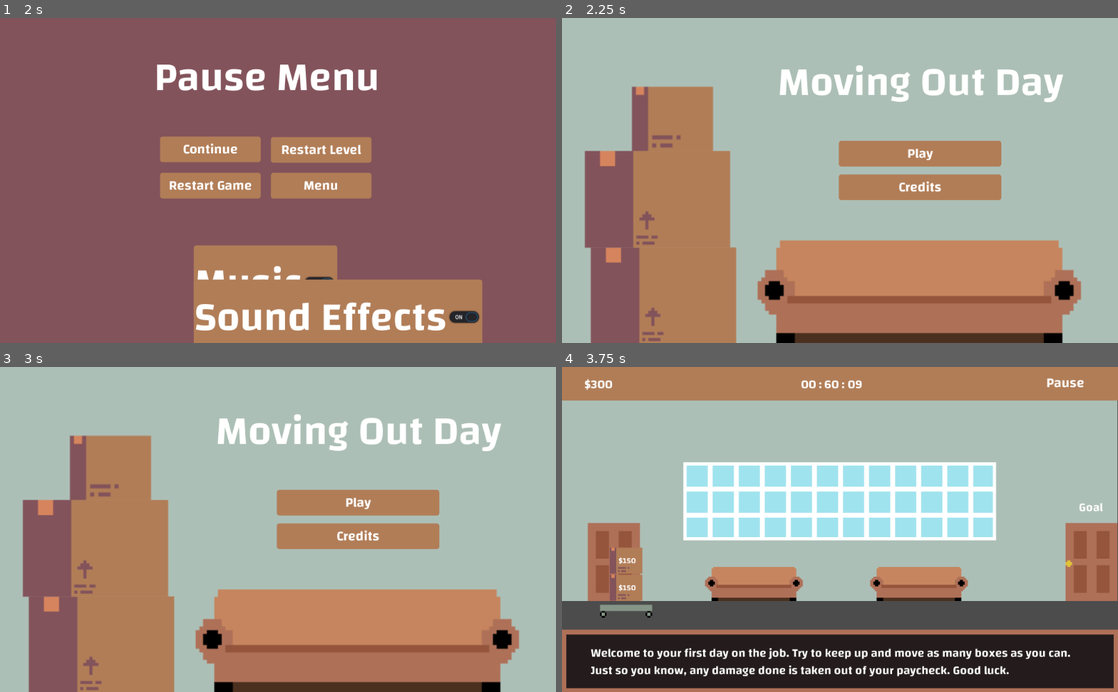
Above: before the commit, frames 1-4 (two rows, left to right).
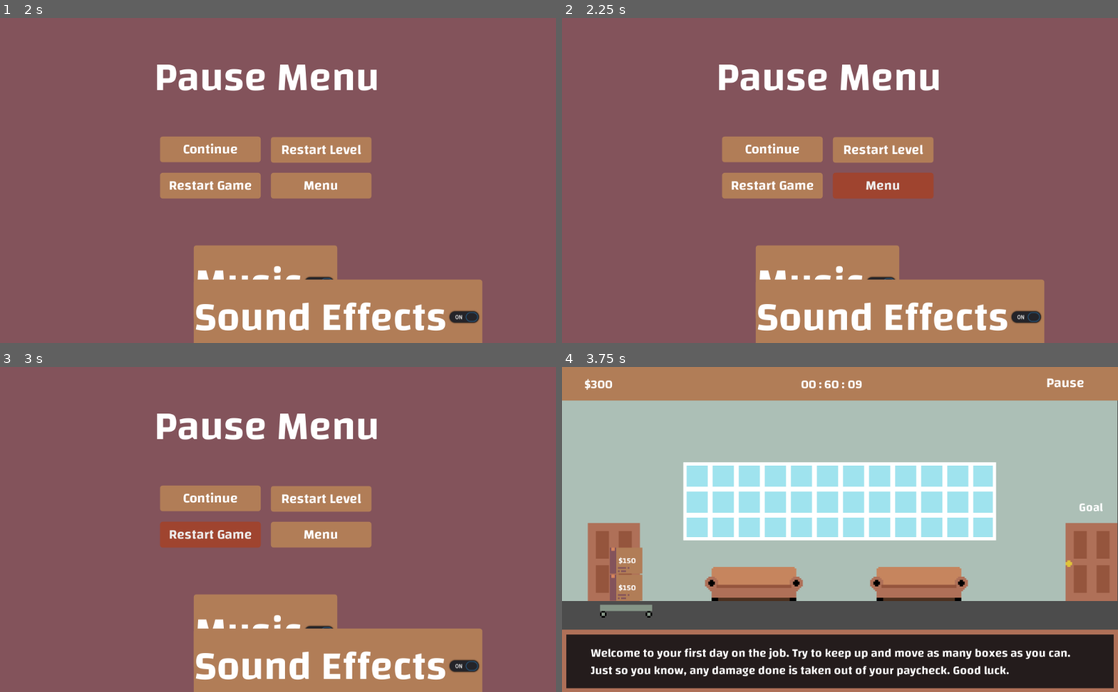
Above: after the commit, the same moments.

Repository: JMixson/moving-out-day
Game: Godot game, scene res://Scenes/Main_Menu.tscn
The game is run twice, just before and just after one commit, with the same random seed, the same clock (stepped at 60 frames per second) and the same inputs.
Inputs (mouse positions are in pixels of both pictures, inside the frame that each line leads up to):
- Up to frame 1 (2 s): click "Play" at 0.5 s; click "Pause" at 1.25 s
- Up to frame 2 (2.25 s): click "Menu" at 2 s
- Up to frame 3 (3 s): click (211, 536) at 2.75 s, where only the run after the commit has a clickable "Restart Game"
- Up to frame 4 (3.75 s): click (917, 503) at 3.5 s, where only the run before the commit has a clickable "Play"

Frame 1 is identical in both runs. In frame 2, 86% of the frame differs, in the area x 0-100%, y 0-100%; in frame 3, 85%; in frame 4, nothing differs.
Error after the commit: Invalid call. Nonexistent function 'restart_settings' in base 'Node (Global.gd)'. (res://Scripts/Pause.gd:37)

Commit message:
Update global variables and functions

Diff:
--- a/Scripts/Global.gd
+++ b/Scripts/Global.gd
@@ -1,19 +1,28 @@
 extends Node
 
-var box_values = [50, 100, 150, 200, 250, 300, 350, 400, 450, 500, 550]
+#var box_values = [50, 100, 150, 200, 250, 300, 350, 400, 450, 500, 550]
 
 var price = 0
 
 var box_num = 0
-
 var level_num = 1
 
 var drop_sound_on = true
 
 var game_end = false
 
-func restart_settings():
+var total_boxes = 0
+var total_money = 0
+
+func restart_level_settings():
+	Global.price = 0
+	Global.box_num = 0
+	Global.game_end = false
+
+func restart_game_settings():
 	Global.price = 0
 	Global.box_num = 0
 	Global.level_num = 1
+	Global.total_boxes = 0
+	Global.total_money = 0
 	Global.game_end = false
